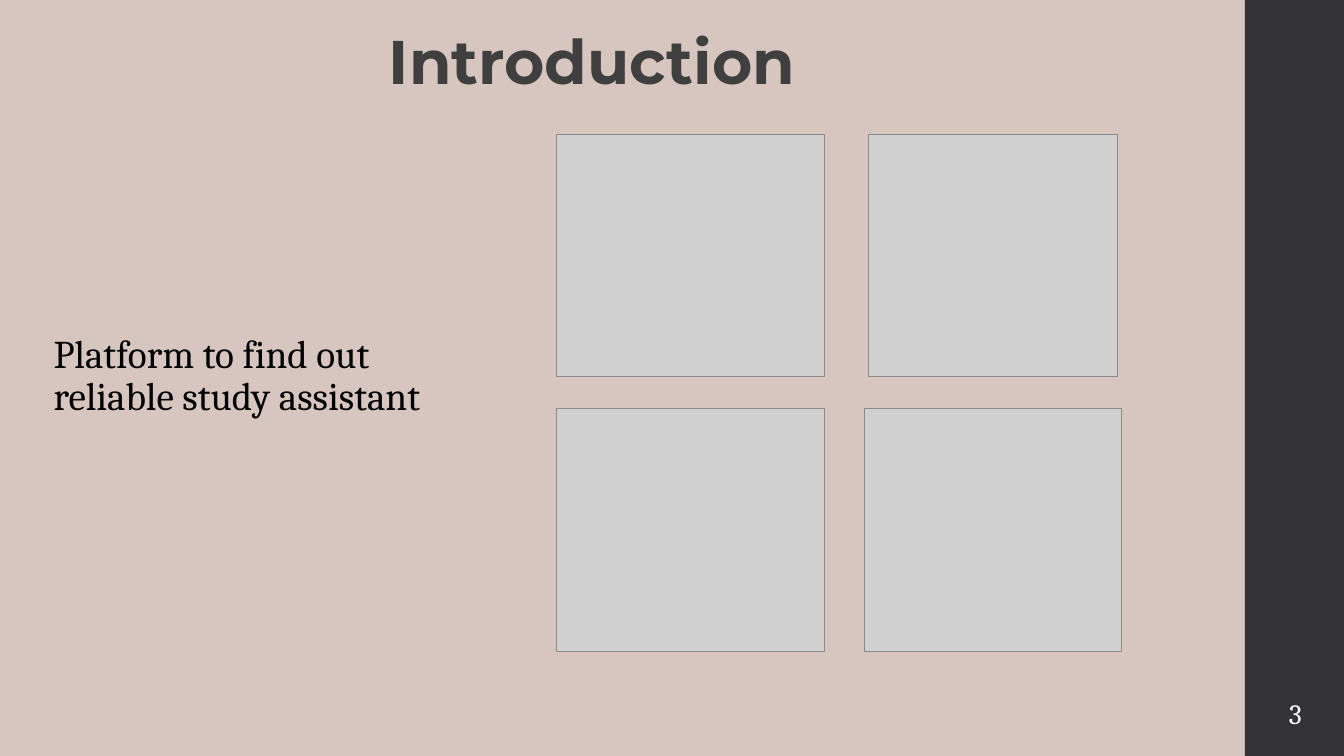
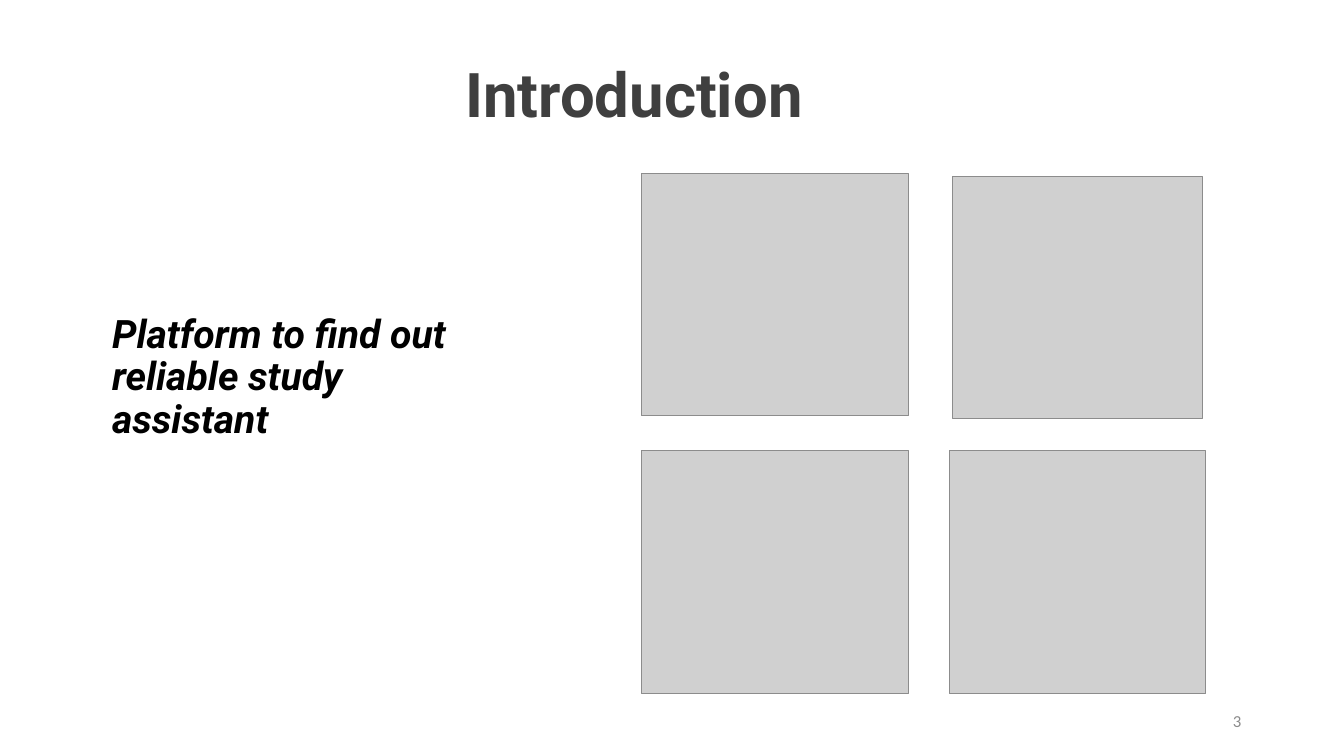
Before and after one commit to rayhanalshorif133/MSCSE-UIU, a slide deck: slide 3 of CSE-6159-SSA/ProTutorBD_OLD.pptx. Drawn at 1344x756 pixels with LibreOffice and Linux fonts; fonts in the diff are those of the drawing; grey boxes stand for pictures. Boxes give left, top, right and bottom in pixels: in the first picture for what was removed or moved away, otherwise in the second. Text is boxed around its words. In the diff, an @@ line names an element or a change of style, - is before the commit and + after.

```diff
--- a/CSE-6159-SSA/ProTutorBD_OLD.pptx
+++ b/CSE-6159-SSA/ProTutorBD_OLD.pptx
@@ background #D7C5BF to #FFFFFF @@
@@ rectangle removed at (1245, 0, 1344, 756) @@
@@ text "Introduction": place and size @@
-text "Introduction" at (389, 35, 795, 85)
+text "Introduction" at (466, 71, 803, 118)
@@ text "Introduction" at (466, 71, 803, 118): font Montserrat to Roboto @@
@@ picture: place and size @@
-picture at (557, 134, 825, 376)
+picture at (641, 173, 909, 415)
@@ picture: place and size @@
-picture at (868, 134, 1117, 376)
+picture at (953, 176, 1202, 418)
@@ text "Platform to find out reliable ...": place and size @@
-text "Platform to find out reliable ..." at (54, 340, 420, 419)
+text "Platform to find out reliable ..." at (112, 318, 446, 434)
@@ text "Platform to find out reliable ..." at (112, 318, 446, 434): font Cambria to Roboto, bold on, italic on @@
@@ picture: place and size @@
-picture at (557, 408, 825, 651)
+picture at (641, 451, 909, 694)
@@ picture: place and size @@
-picture at (865, 408, 1122, 651)
+picture at (950, 451, 1207, 694)
@@ page number: place and size @@
-page number at (1289, 705, 1302, 724)
+page number at (1233, 716, 1241, 727)
@@ page number at (1233, 716, 1241, 727): size 20 to 12 pt, font Cambria to Calibri, text colour #FFFFFF to #8C8C8C; alignment centre to right @@
```
Also in this commit, not shown: 8 other slides changed, 5 slides added, 8 slides removed, 3 other files.
